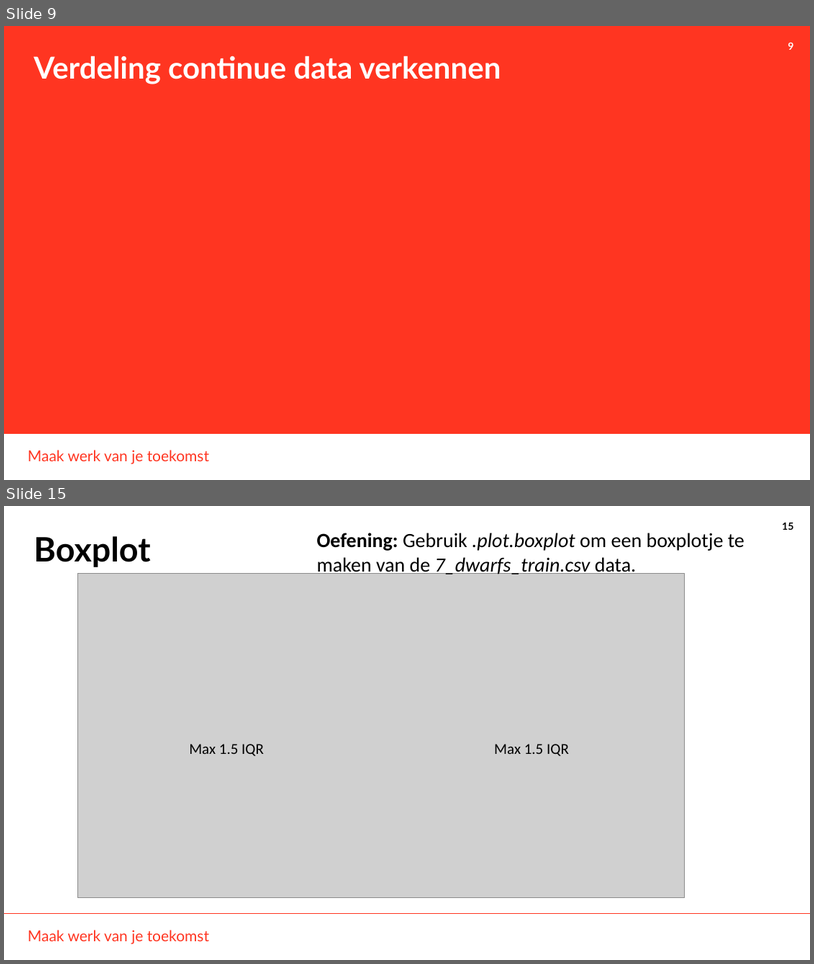
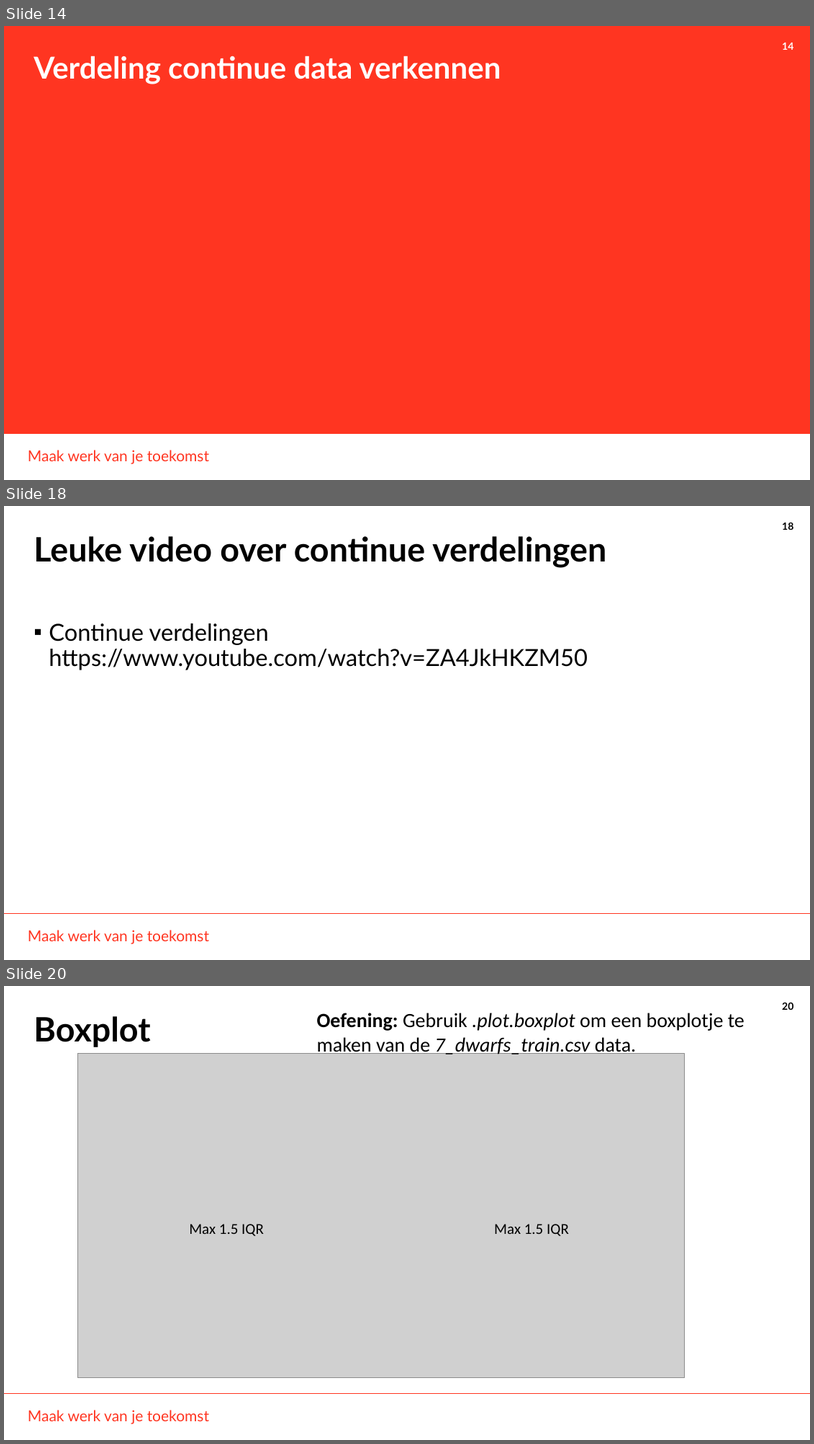
Before and after one commit to THellemans/data-science-syntra-ab, a slide deck: 06 statistiek/04 Numerieke data verdelingen verkennen/04 Numerieke data verdelingen verkennen.pptx. Shown one above the other, each under a label of ours: slides 9 and 15 before the commit, slides 14, 18 and 20 after it; the slides between them are not shown. The pictures are 814x964 and 814x1444 pixels, drawn with LibreOffice and Linux fonts; fonts in the diff are those of the drawing; grey boxes stand for pictures; background and template pictures are left out. Boxes give left, top, right and bottom in pixels: in the first picture for what was removed or moved away, otherwise in the second. Text is boxed around its words. In the diff, an @@ line names an element or a change of style, - is before the commit and + after.

```diff
--- a/06 statistiek/04 Numerieke data verdelingen verkennen/04 Numerieke data verdelingen verkennen.pptx
+++ b/06 statistiek/04 Numerieke data verdelingen verkennen/04 Numerieke data verdelingen verkennen.pptx
@@ slide 18 added at box(4, 506, 810, 960), background #FFFFFF; not listed: 3 template elements that a slide beside it also shows @@
@@ title added at box(34, 536, 607, 568), 40 pt, text #000000, bold @@
+Leuke video over continue verdelingen
@@ text added at box(49, 623, 588, 670), 28 pt, text #000000 @@
+▪ Continue verdelingen
+  https://www.youtube.com/watch?v=ZA4JkHKZM50
@@ what was slide 9 is now slide 14 @@
@@ page number at box(782, 43, 794, 50): text changed @@
-9
+14
@@ what was slide 15 is now slide 20 @@
@@ page number at box(782, 1002, 794, 1010): text changed @@
-15
+20
```
Also in this commit, not shown: 10 slides changed, 3 other slides added, 2 slides removed, 3 other files.
